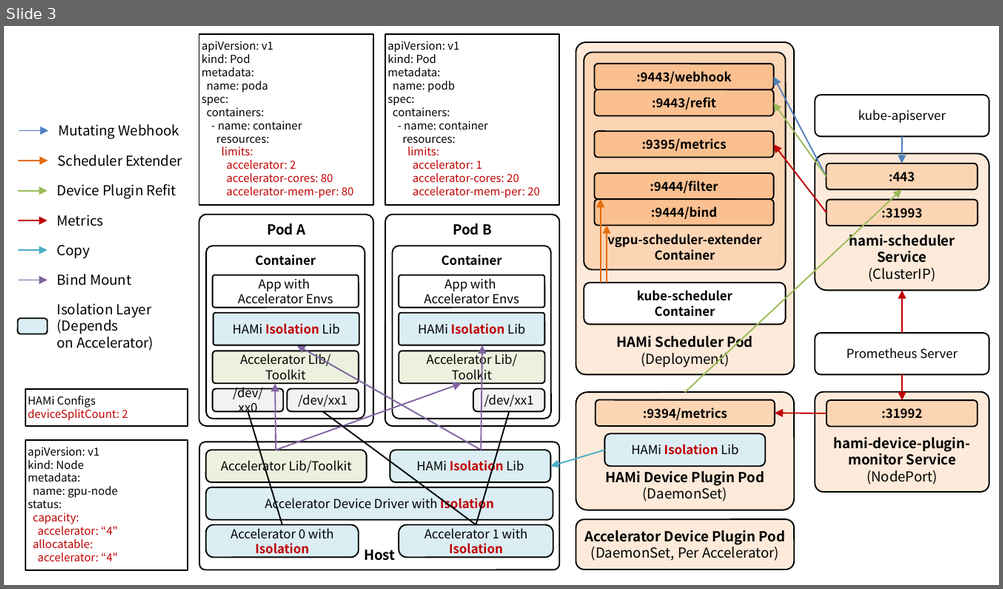
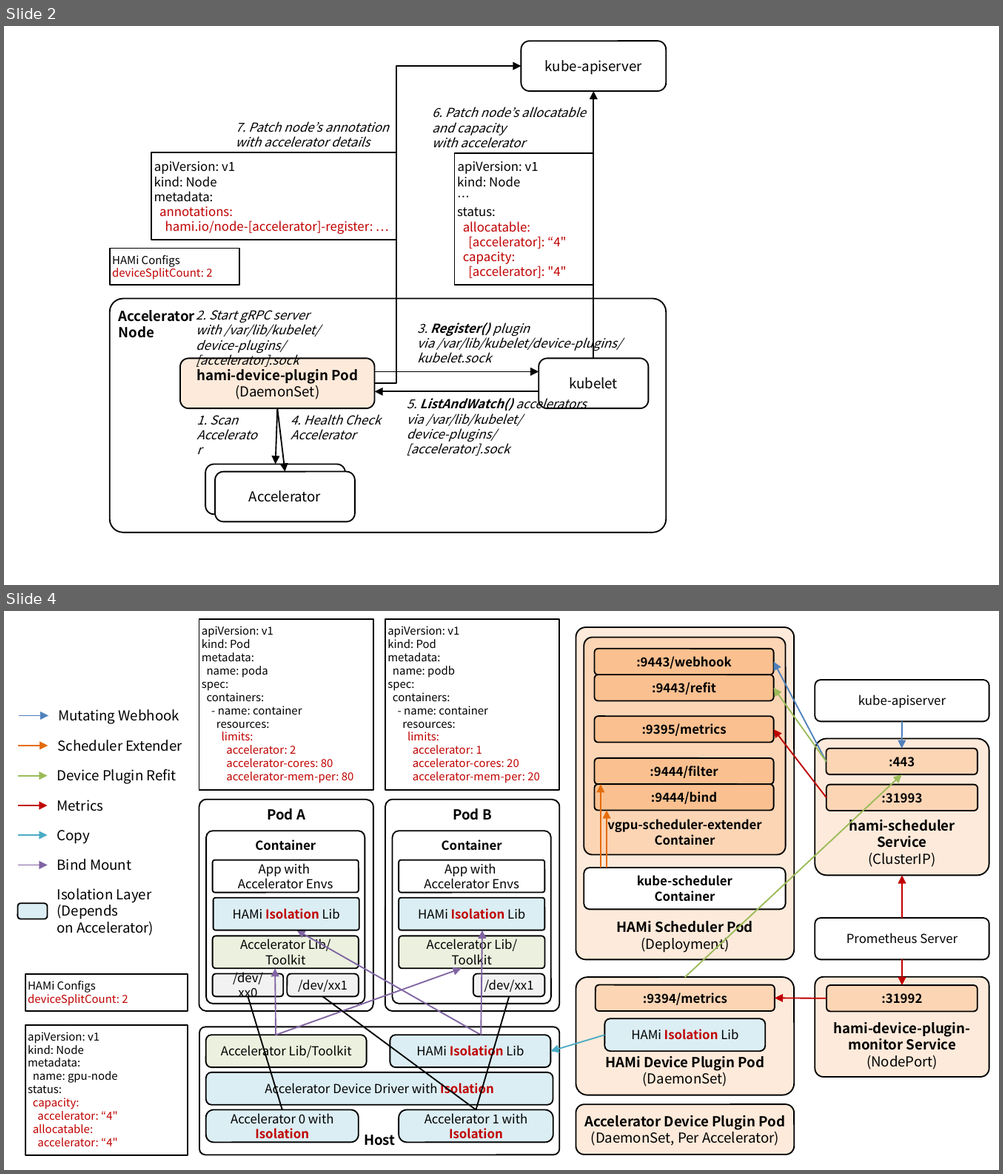
Before and after one commit to ssup2/blog-software, a slide deck: content/docs/theory-analysis/kubernetes-hami/images/images.pptx. Shown one above the other, each under a label of ours: slide 3 before the commit, slides 2 and 4 after it; the slides between them are not shown. The pictures are 1003x589 and 1003x1174 pixels, drawn with LibreOffice and Linux fonts; fonts in the diff are those of the drawing. Boxes give left, top, right and bottom in pixels: in the first picture for what was removed or moved away, otherwise in the second. Text is boxed around its words. In the diff, an @@ line names an element or a change of style, - is before the commit and + after.

```diff
--- a/content/docs/theory-analysis/kubernetes-hami/images/images.pptx
+++ b/content/docs/theory-analysis/kubernetes-hami/images/images.pptx
@@ slide 2 added at <box>4,26,999,585</box>, background #FFFFFF @@
@@ rounded rectangle added at <box>521,41,666,90</box>, fill #FFFFFF, outline #000000 1 pt, 10 pt, text #000000 @@
+kube-apiserver
@@ elbow arrow added from (374, 384) to (521, 66), #000000 1 pt @@
@@ arrow added from (594, 358) to (594, 90), #000000 1 pt @@
@@ text added at <box>432,107,586,148</box>, 9 pt, text #000000, italic @@
+6. Patch node’s allocatable and capacity
+with accelerator
@@ text added at <box>236,121,389,147</box>, 9 pt, text #000000, italic @@
+7. Patch node’s annotation
+with accelerator details
@@ rectangle added at <box>151,153,396,240</box>, fill #FFFFFF, outline #000000 1 pt, 9 pt, text #C00000 @@
+apiVersion: v1
+kind: Node
+metadata:
+annotations:
+hami.io/node-[accelerator]-register: …
@@ rectangle added at <box>455,153,594,286</box>, fill #FFFFFF, outline #000000 1 pt, 9 pt, text #C00000 @@
+apiVersion: v1
+kind: Node
+…
+status:
+allocatable:
+[accelerator]: “4"
+capacity:
+[accelerator]: "4"
@@ rectangle added at <box>109,249,239,286</box>, fill #FFFFFF, outline #000000 1 pt, 8 pt, text #C00000 @@
+HAMi Configs
+deviceSplitCount: 2
@@ rounded rectangle added at <box>109,298,666,532</box>, fill #FFFFFF, outline #000000 1 pt, 10 pt, text #000000, bold @@
+Accelerator
+Node
@@ text added at <box>196,310,319,367</box>, 9 pt, text #000000, italic @@
+2. Start gRPC server
+with /var/lib/kubelet/
+device-plugins/[accelerator].sock
@@ text added at <box>417,323,622,363</box>, 9 pt, text #000000, italic @@
+3. Register() plugin
+via /var/lib/kubelet/device-plugins/kubelet.sock
@@ rounded rectangle added at <box>180,358,374,408</box>, fill #FDEADA, outline #000000 1 pt, 10 pt, text #000000, bold @@
+hami-device-plugin Pod
+(DaemonSet)
@@ rounded rectangle added at <box>538,358,648,408</box>, fill #FFFFFF, outline #000000 1 pt, 10 pt, text #000000 @@
+kubelet
@@ arrow added from (374, 372) to (538, 372), #000000 1 pt @@
@@ arrow added from (538, 392) to (374, 392), #000000 1 pt @@
@@ text added at <box>407,395,586,456</box>, 9 pt, text #000000, italic @@
+5. ListAndWatch() accelerators
+via /var/lib/kubelet/
+device-plugins/[accelerator].sock
@@ text added at <box>196,415,238,425</box>, 9 pt, text #000000, italic @@
+1. Scan
+Accelerator
@@ arrow added from (278, 409) to (276, 465), #000000 1 pt @@
@@ arrow added from (278, 409) to (284, 471), #000000 1 pt @@
@@ text added at <box>290,414,381,440</box>, 9 pt, text #000000, italic @@
+4. Health Check
+Accelerator
@@ rounded rectangle added at <box>206,465,345,514</box>, fill #FFFFFF, outline #000000 1 pt, 14 pt, text #000000 @@
+NVIDA GPU
@@ rounded rectangle added at <box>215,471,354,521</box>, fill #FFFFFF, outline #000000 1 pt, 10 pt, text #000000 @@
+Accelerator
@@ what was slide 3 is now slide 4 @@
```
Also in this commit, not shown: 1 slide changed, 6 other files.
